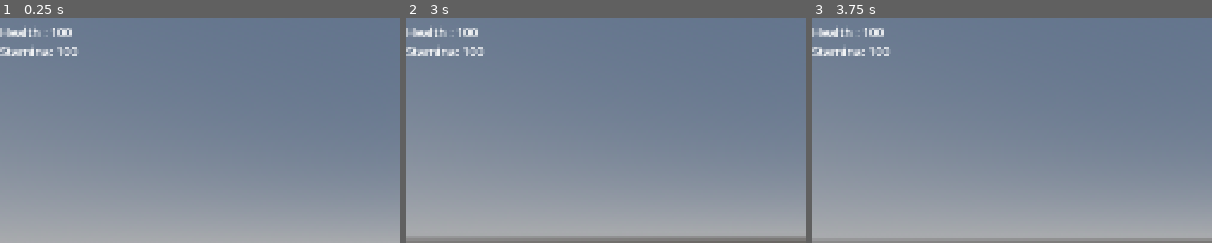
Above: before the commit, frames 1-3 (left to right).
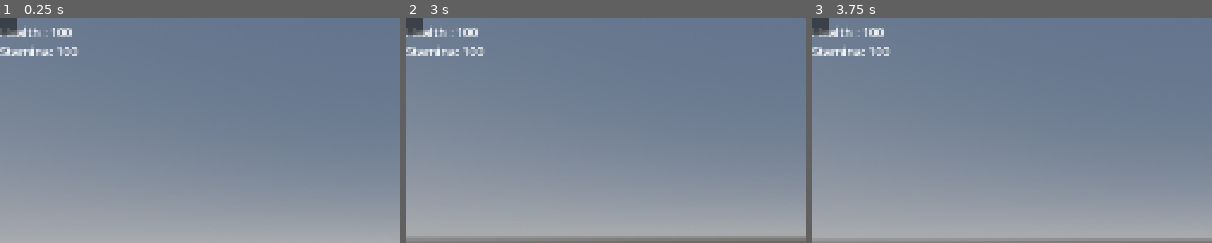
Above: after the commit, the same moments.

Repository: socialhi2/First-Person-Moba
Game: Godot game, scene res://Map/Spawn.tscn
Same seed, same stepped clock (60 frames per second), same inputs: the game is played once before the commit and once after it.
Inputs (mouse positions are % of the whole screen's width and height, from its top left):
- Up to frame 1 (0.25 s): no input
- Up to frame 2 (3 s): tap Enter at 0.5, 2.75 s; move the mouse to (55, 50) at 0.52 s; hold W (Forward) from 0.53 s (still down); right-click (55, 50) at 0.6 s; tap Space (Jump) at 0.77, 1.52, 2 s; move the mouse to (45, 50) at 1.27 s; click (45, 50) at 1.35 s; move the mouse to (52, 48) at 2.02 s; hold Shift (Run) 2.03-2.78 s; move the mouse to (49, 52) at 2.77 s; right-click (49, 52) at 2.85 s
- Up to frame 3 (3.75 s): keep holding W (Forward); tap Space (Jump) at 3.02, 3.5 s; move the mouse to (57, 51) at 3.52 s; click (57, 51) at 3.6 s
The pictures show only the part of the screen within x 0-50%, y 0-50%; the shares and areas given below are measured in that part.

The runs differ from the first frame. In frame 1, 0.3% of the frame differs, in the area x 0-5%, y 0-8%; in frame 2, 0.3%; in frame 3, 0.3%.

Commit message:
Missing Values
Changes:
- Added some Max Values regarding health, stamina, etc

Diff:
--- a/king's-avatar-first-person/Player/Player UI.tscn
+++ b/king's-avatar-first-person/Player/Player UI.tscn
@@ -13,23 +13,23 @@
 offset_bottom = 1080.0
 mouse_filter = 2
 
-[node name="PanelContainer" type="PanelContainer" parent="Control" unique_id=156692767]
+[node name="Basic Stats" type="PanelContainer" parent="Control" unique_id=156692767]
 self_modulate = Color(1, 1, 1, 0)
 layout_mode = 1
 offset_right = 249.0
 offset_bottom = 114.0
 
-[node name="VBoxContainer" type="VBoxContainer" parent="Control/PanelContainer" unique_id=1748075378]
+[node name="VBoxContainer" type="VBoxContainer" parent="Control/Basic Stats" unique_id=1748075378]
 layout_mode = 2
 alignment = 1
 
-[node name="Health" type="Label" parent="Control/PanelContainer/VBoxContainer" unique_id=753581834]
+[node name="Health" type="Label" parent="Control/Basic Stats/VBoxContainer" unique_id=753581834]
 layout_mode = 2
 text = "Health : 100"
 label_settings = ExtResource("1_od5g5")
 vertical_alignment = 1
 
-[node name="Stamina" type="Label" parent="Control/PanelContainer/VBoxContainer" unique_id=1918974125]
+[node name="Stamina" type="Label" parent="Control/Basic Stats/VBoxContainer" unique_id=1918974125]
 layout_mode = 2
 text = "Stamina: 100"
 label_settings = ExtResource("1_od5g5")
@@ -79,3 +79,8 @@
 custom_maximum_size = Vector2(100, 100)
 layout_mode = 2
 theme_override_styles/panel = SubResource("StyleBoxFlat_y8xgx")
+
+[node name="Player Stats" type="PanelContainer" parent="Control" unique_id=1767664148]
+layout_mode = 0
+offset_right = 40.0
+offset_bottom = 40.0
--- a/king's-avatar-first-person/Player/statistics.gd
+++ b/king's-avatar-first-person/Player/statistics.gd
@@ -2,37 +2,40 @@
 class_name char_stats
 
 # Health Statistics
+@export var max_health: float = 100.00
 var base_health: float = 100.00
 var fb_health: int = 0
 var pb_health: float = 0.00
 var health = (base_health + fb_health) * pb_health
 
 # Health Regen
-var base_health_regen: float = 100.00
+var base_health_regen: float = 10.00
 var fb_health_regen: int = 0
 var pb_health_regen: float = 0.00
 var health_regen = (base_health_regen + fb_health_regen) * pb_health_regen
 
 # Stamina
+@export var max_stamina: float = 100.00
 var base_stamina: float = 100.00
 var fb_stamina: int = 0
 var pb_stamina: float = 0.00
 var stamina = (base_stamina + fb_stamina) * pb_stamina
 
 # Stamina Regen
-var base_stamina_regen: float = 100.00
+var base_stamina_regen: float = 10.00
 var fb_stamina_regen: int = 0
 var pb_stamina_regen: float = 0.00
 var stamina_regen = (base_stamina_regen + fb_stamina_regen) * pb_stamina_regen
 
 # Mana
+@export var max_mana: float = 100.00
 var base_mana: float = 100.00
 var fb_mana: int = 0
 var pb_mana: float = 0.00
 var mana = (base_mana + fb_mana) * pb_mana
 
 # Mana Regen
-var base_mana_regen: float = 100.00
+var base_mana_regen: float = 10.00
 var fb_mana_regen: int = 0
 var pb_mana_regen: float = 0.00
 var mana_regen = (base_mana_regen + fb_mana_regen) * pb_mana_regen
